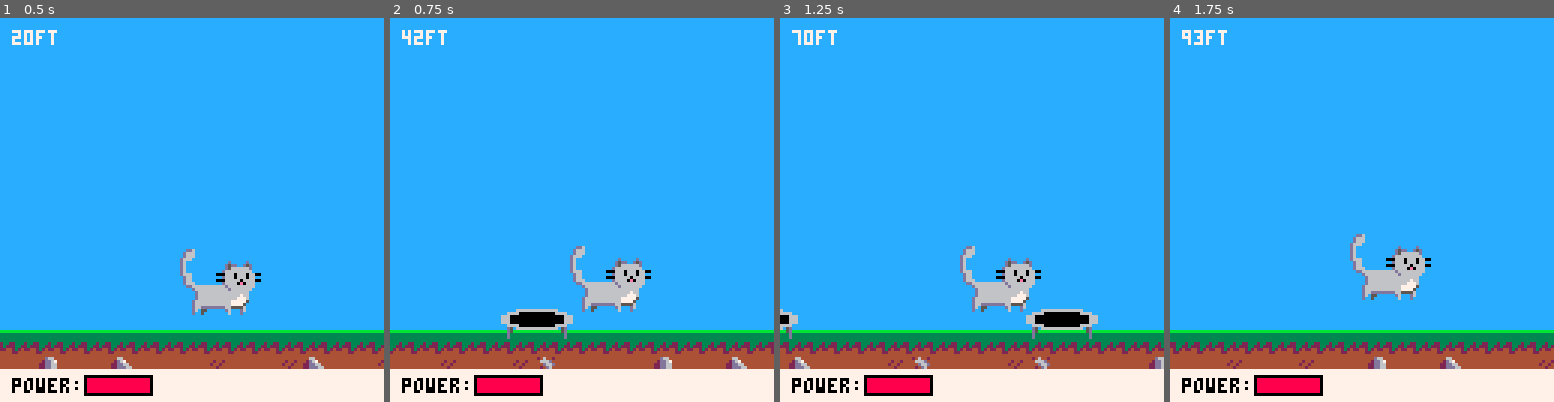
Above: before the commit, frames 1-4 (left to right).
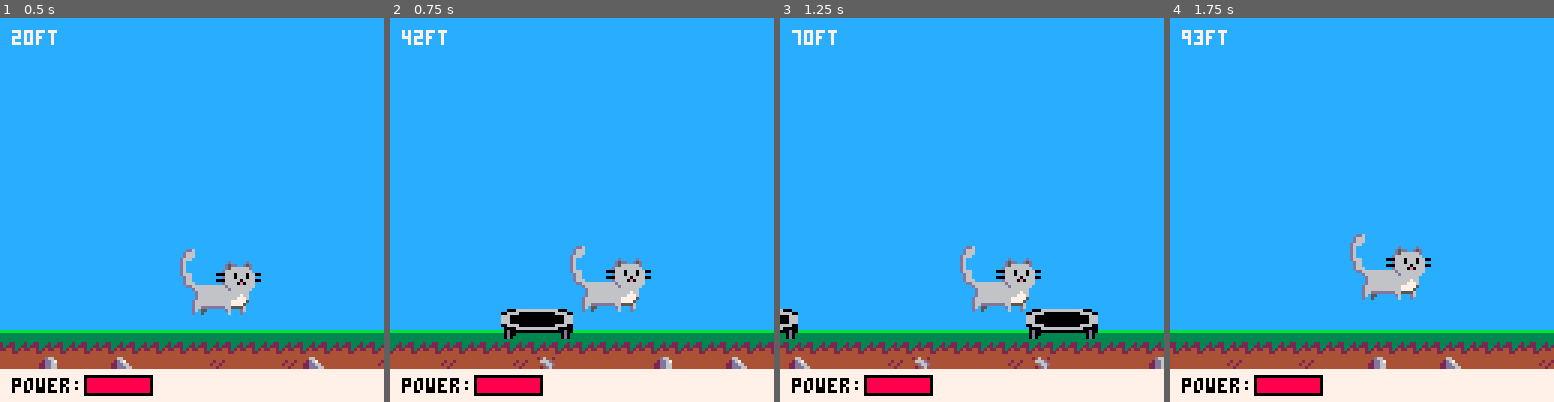
Above: after the commit, the same moments.

Repository: andrewedstrom/kitten-cannon-pico-8
Game: PICO-8 cartridge kitten-cannon.p8
Same seed, same stepped clock (60 frames per second), same inputs: the game is played once before the commit and once after it.
Inputs:
- Up to frame 1 (0.5 s): tap X (X key) at 0.33 s
- Up to frame 2 (0.75 s): tap O (Z key) at 0.7 s
- Up to frame 3 (1.25 s): tap X (X key) at 1.07 s
- Up to frame 4 (1.75 s): tap O (Z key) at 1.7 s

Frame 1 is identical in both runs. In frame 2, 0.3% of the frame differs, in the area x 28-48%, y 75-84%; in frame 3, 0.5%, in the area x 0-83%, y 75-84%; in frame 4, nothing differs.

Commit message:
improve trampolinegst

Diff:
--- a/kitten-cannon.p8
+++ b/kitten-cannon.p8
@@ -133,18 +133,18 @@
 00000000ffffd66666666666d6666666ffffffffbb3cccb3cbccb33bccccccccbbbbbbbb444444444424444444444444cccccccccccccccccccccccccccccccc
 00000000fffffd66666666666666666fffffffffbbbcc3bbbbb3b33bccccccccbbbbbbbb444444444444444444444424cccccccccccccccccccccccccccccccc
 00000000fffffd66666666666666766fffffffffbbbbbbbbbbbbbbbbccccccccbbbbbbbb444444444444444444444444cccccccccccccccccccccccccccccccc
-00000000fffffd66666666666667776ffffffcccccccccccccccccccccccccccccccccccccccccccbb0bcccccccccccccccccccccccccccccccccccccccccccc
-00000000ffffd666666666666777775ffffffcccccc66666666666666ccccccccccccccccccccccccb3bcccccccccccccccccccccccccccccccccccccccccccc
-00000000ffffd66666666666677775fffffffccc66660000000000006666cccccccccccccccccccccc3bcccccccccccccccccccccccccccccccccccccccccccc
-00000000ffffd66dddddddd6655556fffffffc666000000000000000000666cccccccccccccccccccccbcbbccccccccccccccccccccccccccccccccccccccccc
-00000000ffffd6f55ffffffd6fffd6fffffffc666000000000000000000666cccccccccccccccccccccb3bcccccccccccccccccccccccccccccccccccccccccc
-00000000ffffdff5ffffffff6fffdffffffffc666000000000000000000666cccccccccccccccccccccb3ccccccccccccccccccccccccccccccccccccccccccc
-00000000fffffffffffffffffffffffffffffccc66660000000000006666cccccccccccccccccccccccbcccccccccccccccccccccccccccccccccccccccccccc
-00000000ffdd6ffffffffffffffffffffffffcccd5c66666666666666c5dcccccccccccccccccccccccbcccccccccccccccccccccccccccccccccccccccccccc
-00000000fd666ffffffffffffffffffffffcccccd5cccccccccccccccc5dcccccccccccc4444444444444444cccccccccccccccccccccccccccccccccccccccc
-00000000fd666ffffffffffffffffffffffcccccdccccccccccccccccccdcccccccccccc4466444444d66444cccccccccccccccccccccccccccccccccccccccc
-00000000d666fffffffffffffffffffffffcccccdccccccccccccccccccdcccccccccccc42d6744442dd6744cccccccccccccccccccccccccccccccccccccccc
-00000000d6ffffffffffffffdfffffdffffccccccccccccccccccccccccccccccccccccc22dd664422dd6644cccccccccccccccccccccccccccccccccccccccc
+00000000fffffd66666666666667776ffffffcccccc00000000000000cccccccccccccccccccccccbb0bcccccccccccccccccccccccccccccccccccccccccccc
+00000000ffffd666666666666777775ffffffccc00066666666666666000cccccccccccccccccccccb3bcccccccccccccccccccccccccccccccccccccccccccc
+00000000ffffd66666666666677775fffffff00066660000000000006666000ccccccccccccccccccc3bcccccccccccccccccccccccccccccccccccccccccccc
+00000000ffffd66dddddddd6655556fffffff06660000000000000000006660ccccccccccccccccccccbcbbccccccccccccccccccccccccccccccccccccccccc
+00000000ffffd6f55ffffffd6fffd6fffffff06660000000000000000006660ccccccccccccccccccccb3bcccccccccccccccccccccccccccccccccccccccccc
+00000000ffffdff5ffffffff6fffdffffffff06660000000000000000006660ccccccccccccccccccccb3ccccccccccccccccccccccccccccccccccccccccccc
+00000000fffffffffffffffffffffffffffff00066660000000000006666000ccccccccccccccccccccbcccccccccccccccccccccccccccccccccccccccccccc
+00000000ffdd6ffffffffffffffffffffffffcc00006666666666666600000cccccccccccccccccccccbcccccccccccccccccccccccccccccccccccccccccccc
+00000000fd666ffffffffffffffffffffffcccc0d000000000000000000d00cccccccccc4444444444444444cccccccccccccccccccccccccccccccccccccccc
+00000000fd666ffffffffffffffffffffffcccc0d00ccccccccccccccc0d0ccccccccccc4466444444d66444cccccccccccccccccccccccccccccccccccccccc
+00000000d666fffffffffffffffffffffffcccc0d0cccccccccccccccc0d0ccccccccccc42d6744442dd6744cccccccccccccccccccccccccccccccccccccccc
+00000000d6ffffffffffffffdfffffdffffcccc000cccccccccccccccc000ccccccccccc22dd664422dd6644cccccccccccccccccccccccccccccccccccccccc
 00000000d6fffffffffffffd5ddffd5dfffccccccccccccccccccccccccccccccccccccc22ddd66422dd6644cccccccccccccccccccccccccccccccccccccccc
 00000000d6fffffffffffffd5666666dfffccccccccccccccccccccccccccccccccccccc22dddd6422dddd44cccccccccccccccccccccccccccccccccccccccc
 00000000d6ffffffffffffd666666666fffccccccccccccccccccccccccccccccccccccc2222224442222244cccccccccccccccccccccccccccccccccccccccc
